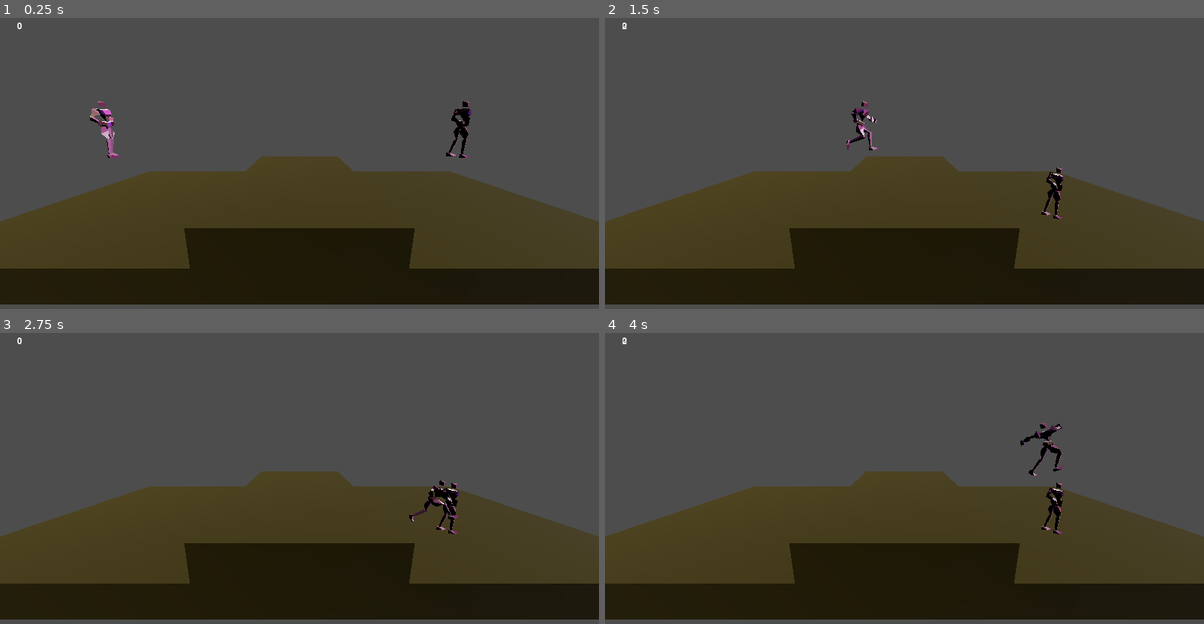
Above: before the commit, frames 1-4 (two rows, left to right).
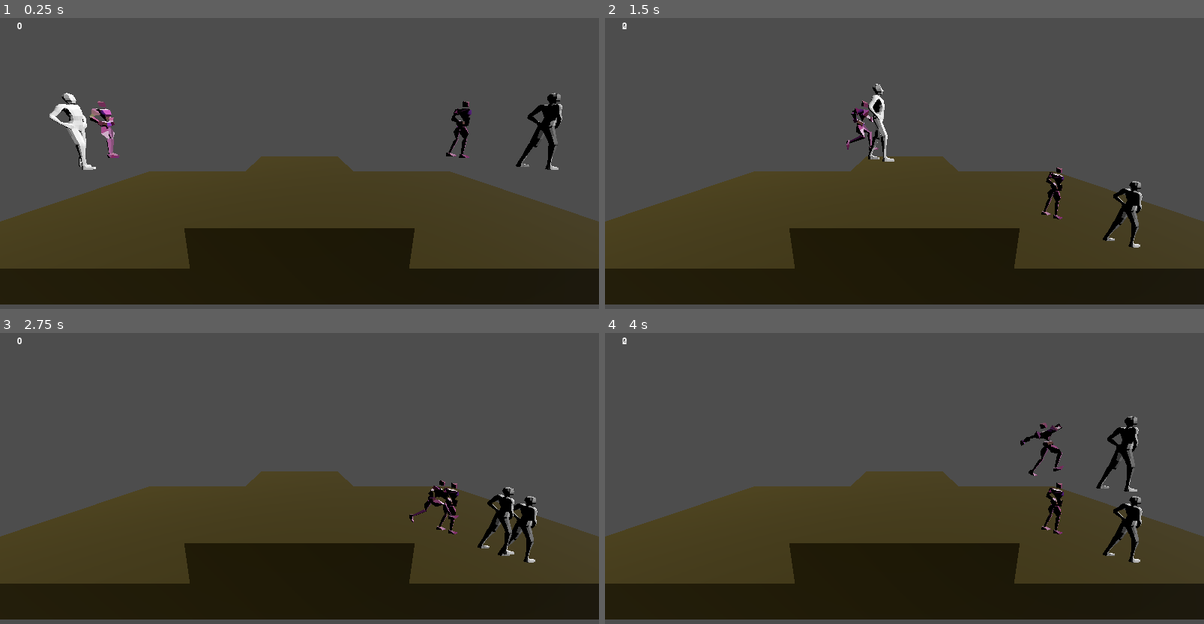
Above: after the commit, the same moments.

Repository: pixelcrust/fighting_game
Game: Godot game, scene res://scenes/world.tscn
Same seed, same stepped clock (60 frames per second), same inputs: the game is played once before the commit and once after it.
Inputs:
- Up to frame 1 (0.25 s): no input
- Up to frame 2 (1.5 s): hold D (key_right_0) 0.53-1.28 s; tap B (key_block_0) at 0.6 s; tap W (key_jump_0) at 0.77 s; hold A (key_left_0) from 1.28 s (still down); tap L (key_block_1) at 1.35 s
- Up to frame 3 (2.75 s): tap W (key_jump_0) at 1.52 s; release A (key_left_0) at 2.03 s; hold D (key_right_0) from 2.03 s (still down); tap S (key_duck_0) at 2.1 s
- Up to frame 4 (4 s): tap Down (key_duck_1) at 2.85 s; tap W (key_jump_0) at 3.02, 3.77 s; release D (key_right_0) at 3.53 s; hold A (key_left_0) from 3.53 s (still down); tap B (key_block_0) at 3.6 s

The runs differ from the first frame. In frame 1, 1.4% of the frame differs, in the area x 8-94%, y 25-53%; in frame 2, 1.0%; in frame 3, 1.1%; in frame 4, 1.2%.

Commit message:
New Base Model
New base model

Diff:
--- a/scenes/test_rig.tscn
+++ b/scenes/test_rig.tscn
@@ -1,7 +1,8 @@
-[gd_scene load_steps=11 format=3 uid="uid://bgw2oybm1tios"]
+[gd_scene load_steps=12 format=3 uid="uid://bgw2oybm1tios"]
 
 [ext_resource type="Script" uid="uid://bele4rnew1nn3" path="res://scripts/test_rig.gd" id="1_0sfh5"]
 [ext_resource type="PackedScene" uid="uid://u2566hdcx4h6" path="res://blender_models/Base_Rig_Test_002.glb" id="1_udvdc"]
+[ext_resource type="PackedScene" uid="uid://dm35mdk4nuxai" path="res://blender_models/Base_Rig.003.glb" id="3_qow21"]
 
 [sub_resource type="BoxShape3D" id="BoxShape3D_ag8qk"]
 size = Vector3(0.05, 0.05, 0.05)
@@ -684,4 +685,34 @@
 }
 autoplay = "idle"
 
+[node name="Base_Rig_003" parent="." instance=ExtResource("3_qow21")]
+transform = Transform3D(1, 0, 0, 0, 1, 0, 0, 0, 1, -1.75551, 0, 0.761553)
+
+[node name="Skeleton3D" parent="Base_Rig_003/rig_base" index="0"]
+bones/1/position = Vector3(0, -0.00734104, -1.08166)
+bones/3/rotation = Quaternion(0.0624129, 0.987931, -0.140435, 0.0193891)
+bones/4/rotation = Quaternion(-0.169648, 0.000574039, -0.024455, 0.985201)
+bones/5/rotation = Quaternion(-0.0669873, 0.911609, -0.405475, -0.00844035)
+bones/6/rotation = Quaternion(-0.237417, -0.000565655, 0.034224, 0.970805)
+bones/7/rotation = Quaternion(0.689521, 0, 0, 0.724266)
+bones/9/rotation = Quaternion(-0.37853, -0.0699047, -0.48643, 0.784356)
+bones/10/rotation = Quaternion(0.0551318, 0.522899, -0.525178, 0.669122)
+bones/11/rotation = Quaternion(0.58382, 0.254485, -0.308934, 0.706364)
+bones/28/rotation = Quaternion(0.578387, 0.00813987, -0.62881, 0.519616)
+bones/31/rotation = Quaternion(0.231148, 0, 0, 0.972919)
+bones/32/rotation = Quaternion(-0.385445, 0.0426578, 0.527101, 0.75616)
+bones/33/rotation = Quaternion(0.0498566, -0.575361, 0.459887, 0.674521)
+bones/34/rotation = Quaternion(0.607561, -0.193057, 0.300747, 0.70933)
+bones/51/rotation = Quaternion(0.649991, -0.011393, 0.567534, 0.505259)
+bones/53/position = Vector3(0.173005, -0.249205, -0.102729)
+bones/53/rotation = Quaternion(0.27751, 0, 0, 0.960723)
+bones/54/rotation = Quaternion(-0.203431, 0.0938934, 0.051807, 0.973199)
+bones/56/position = Vector3(0.173005, -0.249205, -0.102729)
+bones/58/position = Vector3(-0.173005, 0.154709, -0.102729)
+bones/59/position = Vector3(-1.49012e-08, -1.90921e-07, 2.1645e-07)
+bones/59/rotation = Quaternion(0.961676, 0, 0, -0.27419)
+bones/60/rotation = Quaternion(-0.198845, -0.0946101, -0.0526296, 0.974033)
+bones/62/rotation = Quaternion(0.0570964, 1.75889e-15, 0.998369, -9.40992e-09)
+
 [editable path="test_rig"]
+[editable path="Base_Rig_003"]
Binary file added: blender_models/Base_Rig.003.glb
Not shown, added: blender_models/Base_Rig.003.glb.import
